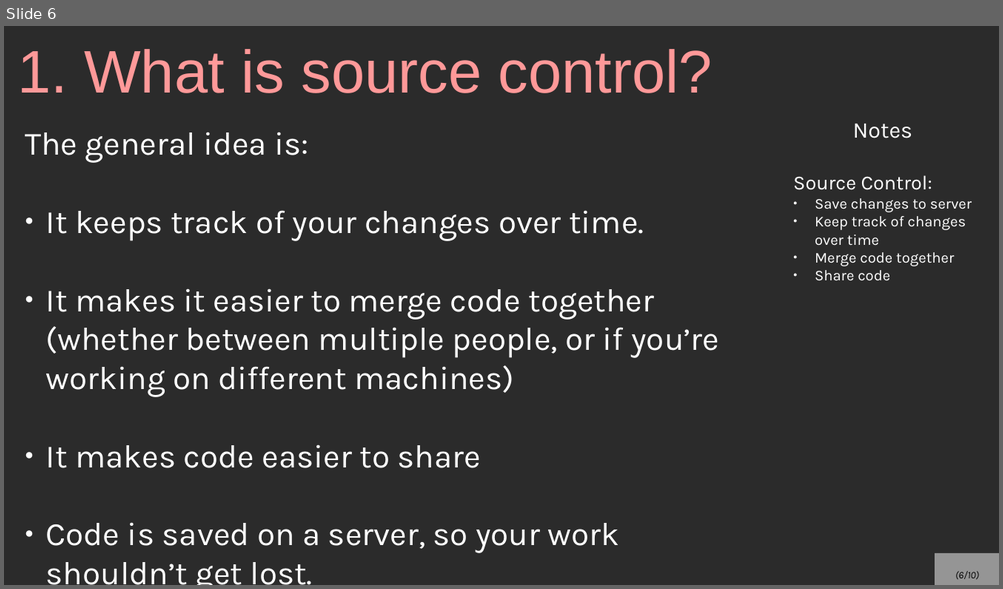
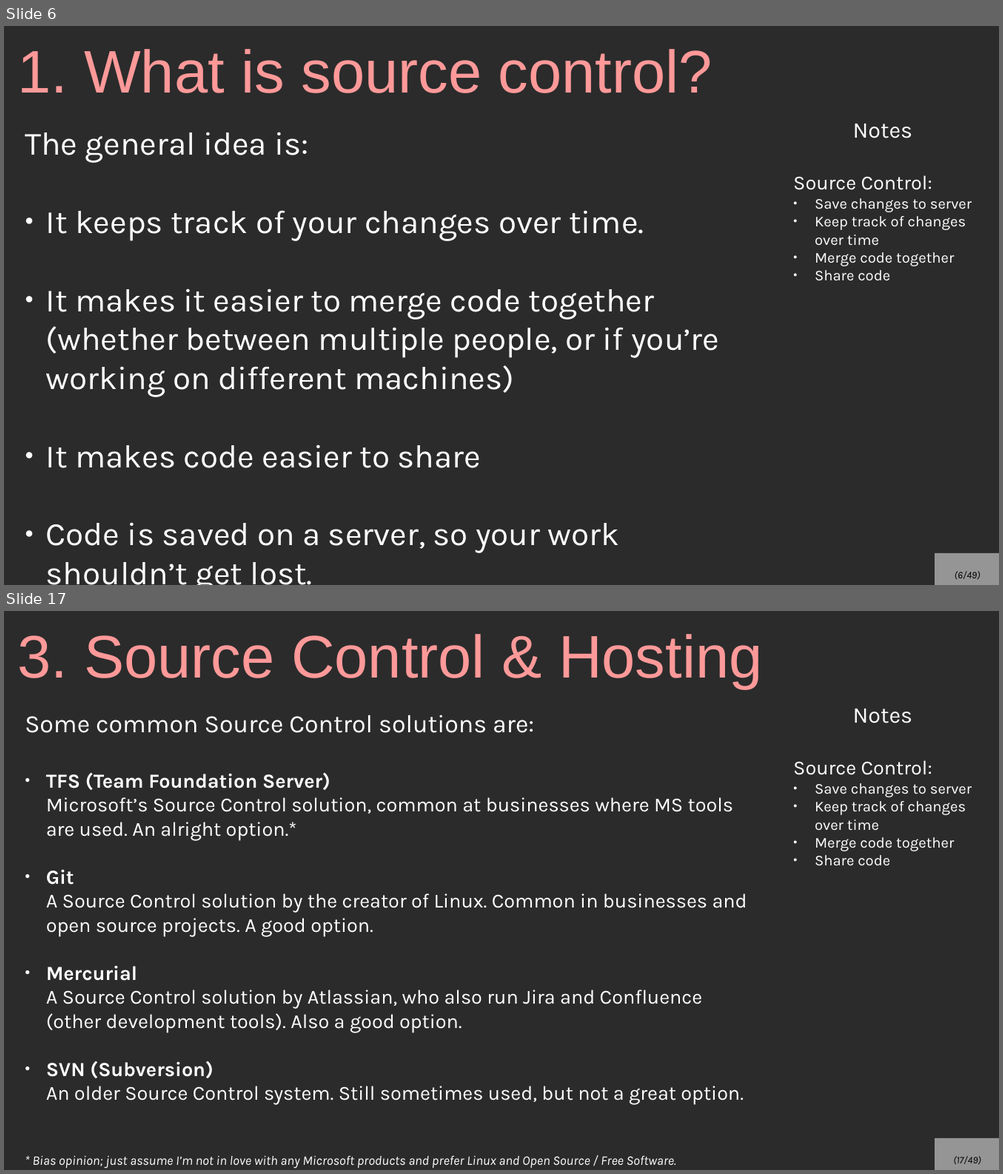
Before and after one commit to mariamhabib/CS250-Data-Structures, a slide deck: Lectures/Slides/Git and Source Control.odp. Shown one above the other, each under a label of ours: slide 6 before the commit, slides 6 and 17 after it; the slides between them are not shown. The pictures are 1003x589 and 1003x1174 pixels, drawn with LibreOffice and Linux fonts; fonts in the diff are those of the drawing; background and template pictures are left out; a plain dark background stands for a picture behind light text. Boxes give left, top, right and bottom in pixels: in the first picture for what was removed or moved away, otherwise in the second. Text is boxed around its words. In the diff, an @@ line names an element or a change of style, - is before the commit and + after.

Commit message:
Source Control repository

```diff
--- a/Lectures/Slides/Git and Source Control.odp
+++ b/Lectures/Slides/Git and Source Control.odp
@@ slide 17 added at (x1=4, y1=611, x2=999, y2=1170), background picture (left out) @@
@@ title added at (x1=17, y1=634, x2=762, y2=689), 48 pt, text #FF9999 @@
+3. Source Control & Hosting
@@ text added at (x1=25, y1=715, x2=747, y2=1169), 16 pt, text #FFFFFF @@
+Some common Source Control solutions are:
+● TFS (Team Foundation Server)
+  Microsoft’s Source Control solution, common at businesses where MS tools are used. An alright option.*
+● Git
+  A Source Control solution by the creator of Linux. Common in businesses and open source projects. A good option.
+● Mercurial
+  A Source Control solution by Atlassian, who also run Jira and Confluence (other development tools). Also a good option.
+● SVN (Subversion)
+  An older Source Control system. Still sometimes used, but not a great option.
+* Bias opinion; just assume I’m not in love with any Microsoft products and prefer Linux and Open Source / Free Software.
@@ text added at (x1=793, y1=709, x2=971, y2=866), 12 pt, text #FFFFFF @@
+Notes
+Source Control:
+● Save changes to server
+● Keep track of changes over time
+● Merge code together
+● Share code
@@ page number added at (x1=934, y1=1139, x2=999, y2=1170), fill #FFFFFF at 50% opacity, 8 pt, text #000000, italic @@
+(17/49)
@@ page number at (x1=954, y1=571, x2=980, y2=580): text changed @@
-(6/10)
+(6/49)
```
Also in this commit, not shown: 3 slides changed, 41 other slides added, 3 slides removed, 1 other file.
